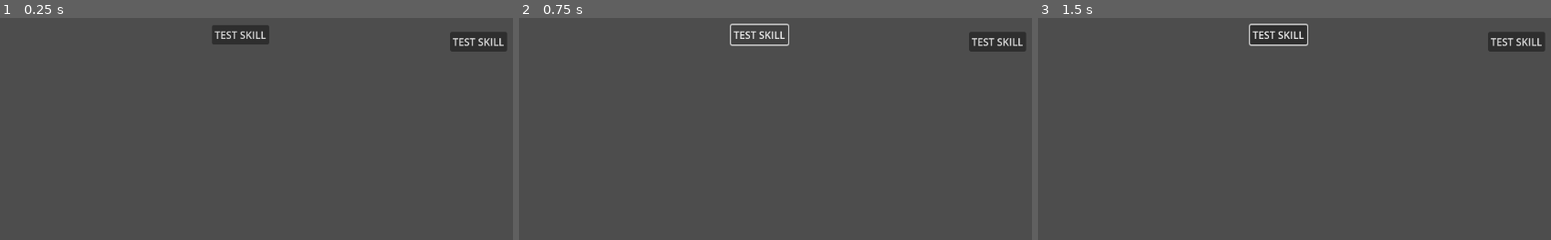
Above: before the commit, frames 1-3 (left to right).
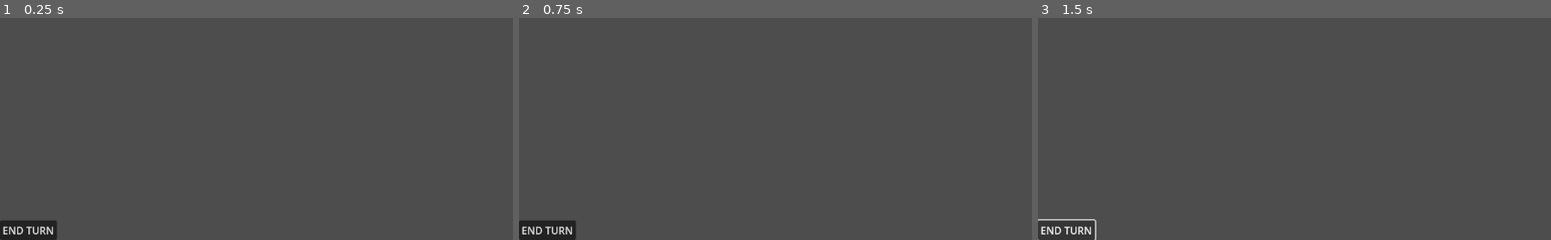
Above: after the commit, the same moments.

Repository: SamuelAlves-23/dungeon-of-shards
Game: Godot game, scene res://testing/testing_scene.tscn
Same seed, same stepped clock (60 frames per second), same inputs: the game is played once before the commit and once after it. The project has no main scene, so this scene is started directly.
Inputs (mouse positions are in pixels of both pictures, inside the frame that each line leads up to):
- Up to frame 1 (0.25 s): no input
- Up to frame 2 (0.75 s): click (760, 35) at 0.5 s, where only the run before the commit has a clickable "TEST SKILL"
- Up to frame 3 (1.5 s): click (1068, 231) at 1.25 s, where only the run after the commit has a clickable "END TURN"

The runs differ from the first frame. In frame 1, 2.6% of the frame differs, in the area x 0-99%, y 3-100%; in frame 2, 2.2%; in frame 3, 2.3%.

Commit message:
Turn flow

Diff:
--- a/data/effects/cumulative_hp_shift.gd
+++ b/data/effects/cumulative_hp_shift.gd
@@ -6,7 +6,7 @@
 var target: Unit
 
 
-func effect(target) -> void:
+func effect(target, owner) -> void:
 	var total_amount = base_damage
 	for stat in stat_modifiers:
 		total_amount += (owner.get_total_stat(stat) * stat_modifiers[stat])
--- a/globals/signals.gd
+++ b/globals/signals.gd
@@ -1,7 +1,7 @@
 extends Node
 
-signal turn_started(unit)
-signal turn_ended(unit)
+signal turn_started()
+signal turn_ended()
 
 signal hp_changed(unit, amount)
 
--- a/scenes/unit.tscn
+++ b/scenes/unit.tscn
@@ -1,9 +1,10 @@
-[gd_scene load_steps=7 format=3 uid="uid://cu3da4uc5ucwt"]
+[gd_scene load_steps=8 format=3 uid="uid://cu3da4uc5ucwt"]
 
 [ext_resource type="Script" uid="uid://r4bfca621qni" path="res://scripts/unit.gd" id="1_o7ajc"]
 [ext_resource type="Script" uid="uid://cyej03w47o0yq" path="res://strategies/equipment_strategy.gd" id="3_gic7v"]
 [ext_resource type="Resource" uid="uid://cl5dqb3i5o2y" path="res://data/equipment_stats/longsword_stats/base_longsword.tres" id="4_tb304"]
 [ext_resource type="Script" uid="uid://qysct2fxrfu5" path="res://strategies/effect_strategy.gd" id="5_oee7j"]
+[ext_resource type="PackedScene" uid="uid://n6wj65tbb7lk" path="res://ui/player_ui.tscn" id="5_tb304"]
 
 [sub_resource type="Resource" id="Resource_tb304"]
 script = ExtResource("5_oee7j")
@@ -30,8 +31,13 @@
 shape = SubResource("RectangleShape2D_lf63s")
 
 [node name="Button" type="Button" parent="."]
+visible = false
 offset_right = 8.0
 offset_bottom = 8.0
 text = "TEST SKILL"
 
+[node name="CanvasLayer" type="CanvasLayer" parent="."]
+
+[node name="PlayerUI" parent="CanvasLayer" instance=ExtResource("5_tb304")]
+
 [connection signal="pressed" from="Button" to="." method="_on_button_pressed"]
--- a/scripts/battle_manager.gd
+++ b/scripts/battle_manager.gd
@@ -8,14 +8,29 @@
 
 @export var turn_order: Array[Unit]
 @onready var current_index: int = -1
+@onready var current_unit: Unit
 @onready var is_combat_active: bool = false
 @onready var current_state : Constants.BATTLE_STATE = Constants.BATTLE_STATE.SETUP
 
 
 func _ready() -> void:
+	Signals.turn_ended.connect(turn_ended)
 	initialize()
 
 func initialize() -> void:
 	turn_order += players.duplicate(true) + enemies.duplicate(true)
 	turn_order.sort_custom(func(a,b): return a.total_stats[Constants.STAT.WIT] > b.total_stats[Constants.STAT.WIT])
 	is_combat_active = true
+	current_turn = 1
+	current_index += 1
+	current_unit = turn_order[current_index]
+	print(current_unit.display_name)
+
+func turn_ended() -> void:
+	print("Siguiente turno")
+	current_index += 1
+	if current_index > turn_order.size() - 1:
+		current_index = 0
+	current_unit = turn_order[current_index]
+	current_turn += 1
+	print(current_unit.display_name)
--- /dev/null
+++ b/scripts/player_ui.gd
@@ -0,0 +1,5 @@
+extends Control
+
+
+func _on_button_pressed() -> void:
+	Signals.turn_ended.emit()
--- a/scripts/unit.gd
+++ b/scripts/unit.gd
@@ -1,7 +1,7 @@
 extends CharacterBody2D
 class_name Unit
 
-@export var dislpay_name: String
+@export var display_name: String
 #@export var stats: UnitStats
 @export var level: int = 1
 @export var testing_skill: Skill
--- a/testing/testing_scene.tscn
+++ b/testing/testing_scene.tscn
@@ -8,6 +8,7 @@
 
 [node name="Player" parent="." node_paths=PackedStringArray("testing_target") instance=ExtResource("1_gs37m")]
 position = Vector2(335, 307)
+display_name = "Player"
 testing_skill = ExtResource("2_rx4tx")
 testing_target = NodePath("../Unit2")
 char_stats = Dictionary[int, int]({
@@ -20,6 +21,7 @@
 
 [node name="Unit2" parent="." instance=ExtResource("1_gs37m")]
 position = Vector2(711, 318)
+display_name = "Sample enemy"
 char_stats = Dictionary[int, int]({
 0: 10,
 1: 10,
--- /dev/null
+++ b/ui/player_ui.tscn
@@ -0,0 +1,27 @@
+[gd_scene load_steps=2 format=3 uid="uid://n6wj65tbb7lk"]
+
+[ext_resource type="Script" uid="uid://x4j41033ig2s" path="res://scripts/player_ui.gd" id="1_cfom6"]
+
+[node name="PlayerUI" type="Control"]
+layout_mode = 3
+anchors_preset = 15
+anchor_right = 1.0
+anchor_bottom = 1.0
+grow_horizontal = 2
+grow_vertical = 2
+script = ExtResource("1_cfom6")
+
+[node name="HBoxContainer" type="HBoxContainer" parent="."]
+layout_mode = 1
+anchors_preset = 12
+anchor_top = 1.0
+anchor_right = 1.0
+anchor_bottom = 1.0
+grow_horizontal = 2
+grow_vertical = 0
+
+[node name="Button" type="Button" parent="HBoxContainer"]
+layout_mode = 2
+text = "END TURN"
+
+[connection signal="pressed" from="HBoxContainer/Button" to="." method="_on_button_pressed"]
Not shown, added: scripts/player_ui.gd.uid
